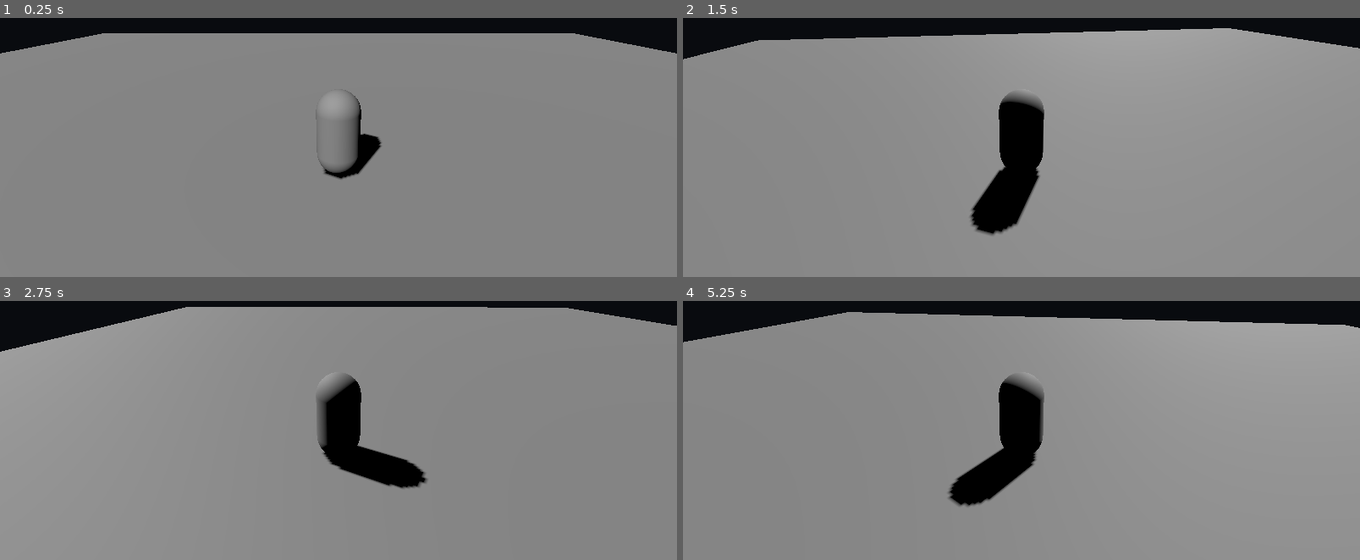
Above: before the commit, frames 1-4 (two rows, left to right).
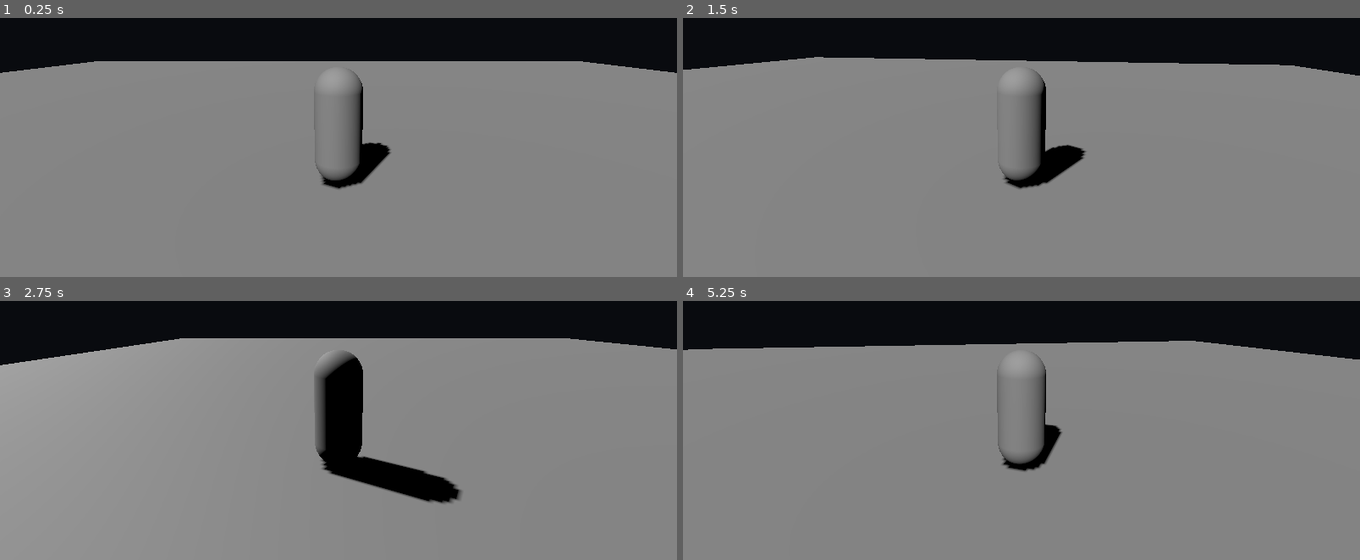
Above: after the commit, the same moments.

Repository: rilldudexs-glitch/Aetherion-wrath-of-fallen-angel
Game: Godot game, scene res://scenes/main.tscn
The game is run twice, just before and just after one commit, with the same random seed, the same clock (stepped at 60 frames per second) and the same inputs.
Inputs (mouse positions are in pixels of both pictures, inside the frame that each line leads up to):
- Up to frame 1 (0.25 s): no input
- Up to frame 2 (1.5 s): tap Enter at 0.5 s; move the mouse to (1170, 67) at 0.52 s; hold D (move_right) 0.53-1.28 s; move the mouse to (886, 106) at 1.27 s; hold S (move_back) from 1.28 s (still down)
- Up to frame 3 (2.75 s): move the mouse to (outside the picture) at 2.02 s; release S (move_back) at 2.03 s; hold D (move_right) from 2.03 s (still down)
- Up to frame 4 (5.25 s): move the mouse to (987, 446) at 2.77 s; release D (move_right) at 2.78 s; hold W (move_forward) 2.78-3.53 s; move the mouse to (1224, 427) at 3.52 s; hold A (move_left) 3.53-5.03 s; move the mouse to (818, 311) at 4.27 s; tap Space at 5 s; move the mouse to (1055, 368) at 5.02 s; hold S (move_back) from 5.03 s (still down)

The runs differ from the first frame. In frame 1, 11% of the frame differs, in the area x 0-100%, y 5-67%; in frame 2, 14%; in frame 3, 13%; in frame 4, 14%, in the area x 0-100%, y 4-80%.

Commit message:
Use Draeven as the main playable character

Diff:
--- a/scenes/main.tscn
+++ b/scenes/main.tscn
@@ -1,6 +1,7 @@
-[gd_scene load_steps=6 format=3]
+[gd_scene load_steps=5 format=3]
 
-[ext_resource type="Script" path="res://scripts/player/player_controller.gd" id="1_player"]
+[ext_resource type="PackedScene" path="res://scenes/player/draeven.tscn" id="1_draeven"]
+[ext_resource type="Script" path="res://scripts/combat/combat_component.gd" id="2_combat"]
 
 [sub_resource type="BoxShape3D" id="BoxShape_floor"]
 size = Vector3(40, 1, 40)
@@ -8,16 +9,7 @@
 [sub_resource type="BoxMesh" id="BoxMesh_floor"]
 size = Vector3(40, 1, 40)
 
-[sub_resource type="CapsuleShape3D" id="CapsuleShape_player"]
-radius = 0.45
-height = 1.8
-
-[sub_resource type="CapsuleMesh" id="CapsuleMesh_player"]
-radius = 0.45
-height = 1.8
-
 [node name="Main" type="Node3D"]
-
 
 [node name="DirectionalLight3D" type="DirectionalLight3D" parent="."]
 rotation = Vector3(-0.8, -0.5, 0)
@@ -33,20 +25,9 @@
 [node name="MeshInstance3D" type="MeshInstance3D" parent="Floor"]
 mesh = SubResource("BoxMesh_floor")
 
-[node name="Player" type="CharacterBody3D" parent="."]
-position = Vector3(0, 1, 0)
-script = ExtResource("1_player")
+[node name="Draeven" parent="." instance=ExtResource("1_draeven")]
+position = Vector3(0, 0, 0)
 
-[node name="CollisionShape3D" type="CollisionShape3D" parent="Player"]
-shape = SubResource("CapsuleShape_player")
-
-[node name="MeshInstance3D" type="MeshInstance3D" parent="Player"]
-mesh = SubResource("CapsuleMesh_player")
-
-[node name="CameraPivot" type="Node3D" parent="Player"]
-position = Vector3(0, 2.8, 5.5)
-rotation = Vector3(-0.32, 0, 0)
-
-[node name="Camera3D" type="Camera3D" parent="Player/CameraPivot"]
-current = true
-fov = 65.0
+[node name="CombatComponent" type="Node" parent="Draeven"]
+script = ExtResource("2_combat")
+max_health = 250.0
